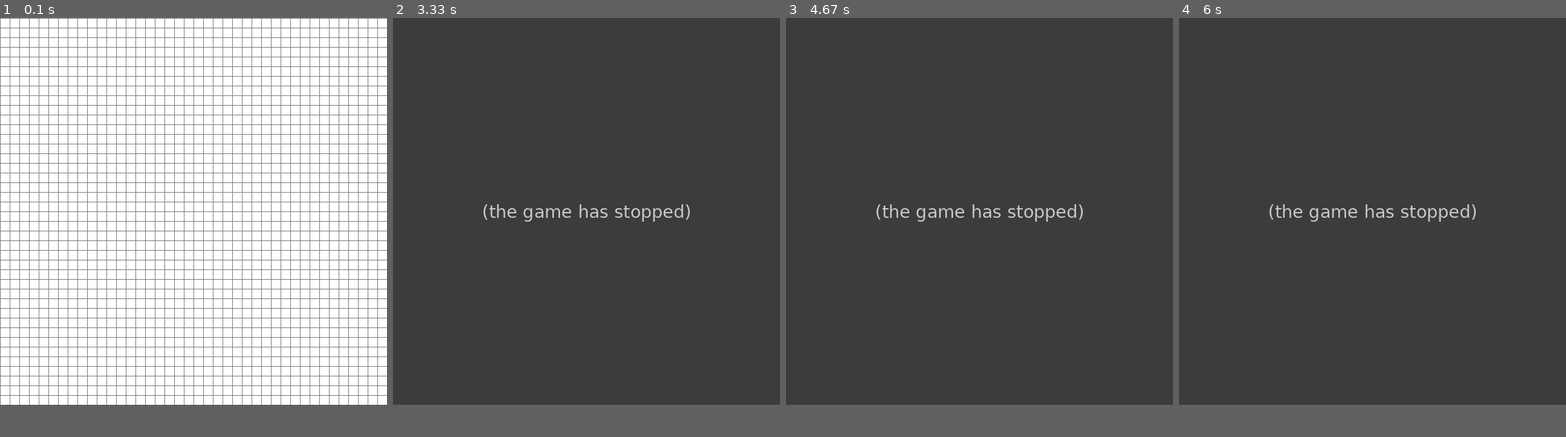
Above: before the commit, frames 1-4 (left to right).
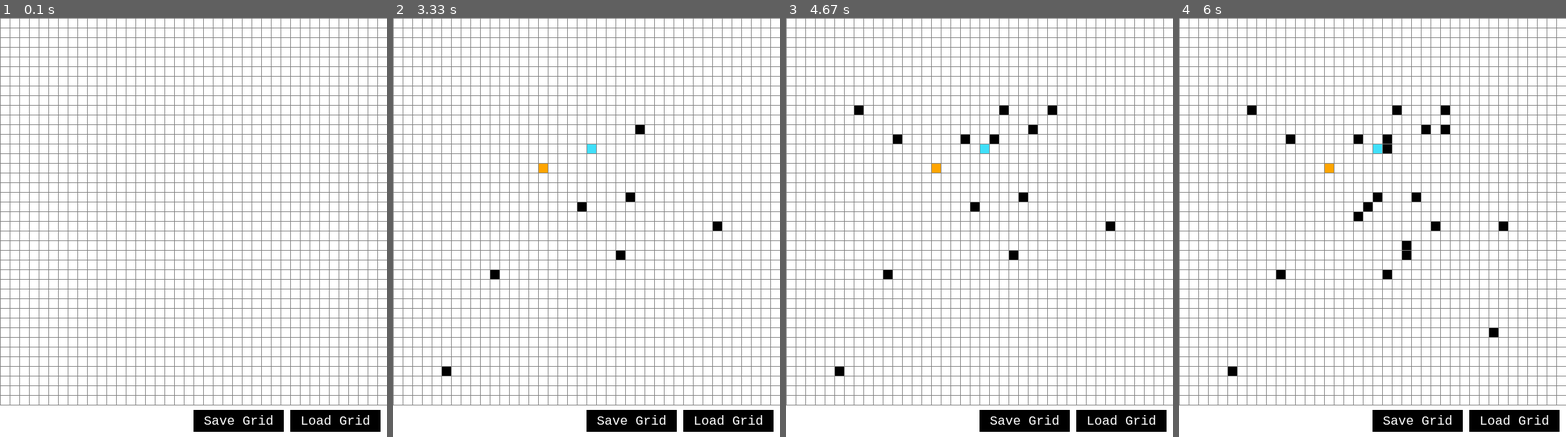
Above: after the commit, the same moments.

Repository: T995CC/CodingStuff
Game: pygame game, started from Python/PythonPrograms/Custom Games/PathFindingVisualizer/PathFindingVisualizer.py
The game is run twice, just before and just after one commit, with the same random seed, the same clock (stepped at 60 frames per second) and the same inputs.
Inputs (mouse positions are in pixels of both pictures, inside the frame that each line leads up to):
- Up to frame 1 (0.1 s): no input
- Up to frame 2 (3.33 s): press the mouse at (586, 256) at 0.37 s; move the mouse to (540, 244) at 0.47 s; release the mouse at (493, 231) at 0.6 s; tap Space at 0.67, 1.07, 1.37 s; hold R 1-1.47 s; right-click (540, 168) at 1.55 s; press the mouse at (540, 168) at 1.87 s; move the mouse to (590, 147) at 1.97 s; release the mouse at (640, 126) at 2.1 s; press the mouse at (540, 168) at 2.2 s; move the mouse to (578, 210) at 2.3 s; release the mouse at (617, 252) at 2.43 s; press the mouse at (540, 168) at 2.53 s; move the mouse to (629, 193) at 2.63 s; release the mouse at (721, 223) at 2.77 s; press the mouse at (540, 168) at 2.87 s; move the mouse to (493, 269) at 2.97 s; release the mouse at (451, 374) at 3.1 s; click (632, 420) at 3.22 s, where only the run after the commit has a clickable "Save Grid"
- Up to frame 3 (4.67 s): press the mouse at (933, 168) at 3.7 s; move the mouse to (967, 139) at 3.8 s; release the mouse at (1002, 114) at 3.93 s; press the mouse at (933, 168) at 4.03 s; move the mouse to (991, 139) at 4.13 s; release the mouse at (1049, 110) at 4.27 s; press the mouse at (933, 168) at 4.37 s; move the mouse to (894, 135) at 4.47 s; release the mouse at (859, 105) at 4.6 s
- Up to frame 4 (6 s): press the mouse at (1326, 168) at 4.7 s; move the mouse to (1376, 198) at 4.8 s; release the mouse at (1430, 227) at 4.93 s; press the mouse at (1326, 168) at 5.03 s; move the mouse to (1384, 147) at 5.13 s; release the mouse at (1446, 131) at 5.27 s; press the mouse at (1326, 168) at 5.37 s; move the mouse to (1411, 248) at 5.47 s; release the mouse at (1496, 332) at 5.6 s; press the mouse at (1326, 168) at 5.7 s; move the mouse to (1357, 219) at 5.8 s; release the mouse at (1391, 273) at 5.93 s
The window is 600x600 before the commit and 600x650 after it. Grey fills any space a smaller window leaves; there, only what the larger window draws over its background counts as a difference.

The runs differ from the first frame. In frame 1, 2.5% of the frame differs, in the area x 0-100%, y 92-99%; in frame 2, 95%, in the area x 0-100%, y 0-99%; in frame 3, 95%; in frame 4, 95%.
Error before the commit: IndexError: list index out of range (PathFindingVisualizer.py line 209); the game stopped at 3.22 s (later frames are placeholders)

Commit message:
Added non-functioning buttons and bug fixes

Diff:
--- /dev/null
+++ b/Python/Pygame.SysFont(s).txt
@@ -0,0 +1,55 @@
+['arial', 'arialblack', 'bahnschrift', 'calibri', 'cambriacambriamath', 'cambria',
+'candara', 'comicsansms', 'consolas', 'constantia', 'corbel', 'couriernew', 'ebrima',
+'franklingothicmedium', 'gabriola', 'gadugi', 'georgia', 'impact', 'inkfree',
+ 'javanesetext', 'leelawadeeui',
+'leelawadeeuisemilight', 'lucidaconsole', 'lucidasans', 'malgungothic',
+ 'malgungothicsemilight', 'microsofthimalaya',
+ 'microsoftjhengheimicrosoftjhengheiui', 'microsoftjhengheimicrosoftjhengheiuibold',
+ 'microsoftjhengheimicrosoftjhengheiuilight', 'microsoftnewtailue',
+'microsoftphagspa', 'microsoftsansserif', 'microsofttaile',
+ 'microsoftyaheimicrosoftyaheiui', 'microsoftyaheimicrosoftyaheiuibold',
+ 'microsoftyaheimicrosoftyaheiuilight', 'microsoftyibaiti',
+'mingliuextbpmingliuextbmingliuhkscsextb', 'mongolianbaiti',
+ 'msgothicmsuigothicmspgothic', 'mvboli', 'myanmartext',
+'nirmalaui', 'nirmalauisemilight', 'palatinolinotype', 'segoemdl2assets',
+ 'segoeprint', 'segoescript', 'segoeui', 'segoeuiblack', 'segoeuiemoji',
+ 'segoeuihistoric', 'segoeuisemibold', 'segoeuisemilight', 'segoeuisymbol',
+'simsunnsimsun', 'simsunextb',
+'sitkasmallsitkatextsitkasubheadingsitkaheadingsitkadisplaysitkabanner',
+'sitkasmallsitkatextboldsitkasubheadingboldsitkaheadingboldsitkadisplayboldsitkabannerbold',
+ 'sitkasmallsitkatextbolditalicsitkasubheadingbolditalicsitkaheadingbolditalicsitkadisplaybolditalicsitkabannerbolditalic',
+'sitkasmallsitkatextitalicsitkasubheadingitalicsitkaheadingitalicsitkadisplayitalicsitkabanneritalic',
+ 'sylfaen', 'symbol', 'tahoma', 'timesnewroman', 'trebuchetms', 'verdana',
+ 'webdings', 'wingdings', 'yugothicyugothicuisemiboldyugothicuibold',
+'yugothicyugothicuilight', 'yugothicmediumyugothicuiregular',
+ 'yugothicregularyugothicuisemilight', 'holomdl2assets', 'agencyfb', 'algerian',
+ 'bookantiqua', 'arialrounded', 'baskervilleoldface', 'bauhaus93', 'bell',
+ 'bernardcondensed', 'bodoni', 'bodoniblack', 'bodonicondensed',
+ 'bodonipostercompressed', 'bookmanoldstyle', 'bradleyhanditc', 'britannic',
+'berlinsansfb', 'berlinsansfbdemi', 'broadway', 'brushscript', 'bookshelfsymbol7',
+'californianfb', 'calisto', 'castellar', 'centuryschoolbook', 'centaur', 'century',
+ 'chiller', 'colonna', 'cooperblack', 'copperplategothic', 'curlz', 'dubai',
+'dubaimedium', 'dubairegular', 'elephant', 'engravers', 'erasitc', 'erasdemiitc',
+'erasmediumitc', 'felixtitling', 'forte', 'franklingothicbook', 'franklingothicdemi',
+ 'franklingothicdemicond', 'franklingothicheavy', 'franklingothicmediumcond',
+ 'freestylescript', 'frenchscript', 'footlight', 'garamond', 'gigi', 'gillsans',
+ 'gillsanscondensed', 'gillsansultracondensed', 'gillsansultra',
+ 'gloucesterextracondensed', 'gillsansextcondensed', 'centurygothic',
+'goudyoldstyle', 'goudystout', 'harlowsolid', 'harrington',
+'haettenschweiler', 'hightowertext', 'imprintshadow', 'informalroman',
+ 'blackadderitc', 'edwardianscriptitc', 'kristenitc', 'jokerman', 'juiceitc',
+ 'kunstlerscript', 'widelatin', 'lucidabright', 'lucidacalligraphy', 'leelawadee',
+'lucidafaxregular', 'lucidafax', 'lucidahandwriting', 'lucidasansregular',
+ 'lucidasansroman', 'lucidasanstypewriterregular', 'lucidasanstypewriter',
+'lucidasanstypewriteroblique', 'magneto', 'maiandragd', 'maturascriptcapitals',
+ 'mistral', 'modernno20', 'microsoftuighur', 'monotypecorsiva', 'extra',
+'niagaraengraved', 'niagarasolid', 'ocraextended', 'oldenglishtext', 'onyx',
+ 'msoutlook', 'palacescript', 'papyrus', 'parchment', 'perpetua', 'perpetuatitling',
+'playbill', 'poorrichard', 'pristina', 'rage', 'ravie', 'msreferencesansserif',
+ 'msreferencespecialty', 'rockwellcondensed', 'rockwell', 'rockwellextra', 'script',
+ 'showcardgothic', 'snapitc', 'stencil', 'twcen', 'twcencondensed',
+'twcencondensedextra', 'tempussansitc', 'vinerhanditc', 'vivaldi', 'vladimirscript',
+ 'wingdings2', 'wingdings3', 'robotoblack', 'roboto', 'robotomedium', 'robotothin',
+ 'jetbrainsmono', 'jetbrainsmonoextrabold', 'jetbrainsmonomedium',
+'jetbrainsmonoregular', 'firacode', 'firacodemedium', 'firacoderegular',
+'firacoderetina', 'firacodesemibold']
--- a/Python/PythonPrograms/Custom Games/PathFindingVisualizer/PathFindingVisualizer.py
+++ b/Python/PythonPrograms/Custom Games/PathFindingVisualizer/PathFindingVisualizer.py
@@ -1,10 +1,12 @@
 import pygame
 import math
 from queue import PriorityQueue
+pygame.init()
 
 WIDTH = 600
+HEIGHT = 650
 ROWS = 40
-WINDOW = pygame.display.set_mode((WIDTH, WIDTH))
+WINDOW = pygame.display.set_mode((WIDTH, HEIGHT))
 pygame.display.set_caption("A* Path Finding Visualizer")
 
 RED = (255, 0, 0)
@@ -16,7 +18,7 @@
 PURPLE = (128, 0, 128)
 ORANGE = (255, 165 ,0)
 GREY = (128, 128, 128)
-TURQUOISE = (64, 224, 250)      #CUSTOM COLOR
+TURQUOISE = (64, 224, 250)	  #CUSTOM COLOR
 
 class Node:
 	def __init__(self, row, col, width, total_rows):
@@ -74,23 +76,23 @@
 
 	def update_nieghbors(self, grid):
 		self.neighbors = []
-		if self.row < self.total_rows - 1 and not grid[self.row + 1][self.col].is_barrier():      #DOWN
+		if self.row < self.total_rows - 1 and not grid[self.row + 1][self.col].is_barrier():	  #DOWN
 			self.neighbors.append(grid[self.row + 1][self.col])
 
-		if self.row > 0 and not grid[self.row - 1][self.col].is_barrier():                        #UP
+		if self.row > 0 and not grid[self.row - 1][self.col].is_barrier():						#UP
 			self.neighbors.append(grid[self.row - 1][self.col])
 
-		if self.col < self.total_rows - 1 and not grid[self.row][self.col + 1].is_barrier():      #RIGHT
+		if self.col < self.total_rows - 1 and not grid[self.row][self.col + 1].is_barrier():	  #RIGHT
 			self.neighbors.append(grid[self.row][self.col + 1])
 
-		if self.col > 0 and not grid[self.row][self.col - 1].is_barrier():                        #LEFT
+		if self.col > 0 and not grid[self.row][self.col - 1].is_barrier():						#LEFT
 			self.neighbors.append(grid[self.row][self.col - 1])
 
 	def __lt__(self, other):
 		return False
 
 
-def h(p1, p2):             #Heuristic function
+def h(p1, p2):			 #Heuristic function
 	x1, y1 = p1
 	x2, y2 = p2
 	return abs(x1- x2) + abs(y1 - y2)
@@ -166,7 +168,7 @@
 
 def draw_gridlines(window, rows, width):
 	gap = width // rows
-	for i in range(rows):
+	for i in range(rows + 1):
 		pygame.draw.line(window, GREY, (0, i * gap), (width, i * gap))
 		for j in range(rows):
 			pygame.draw.line(window, GREY, (j * gap, 0), (j * gap, width))
@@ -179,6 +181,7 @@
 			node.draw(window)
 
 	draw_gridlines(window, rows, width)
+	redrawbuttons()
 	pygame.display.update()
 
 def get_clicked_pos(pos, rows, width):
@@ -190,7 +193,50 @@
 
 	return row, col
 
+
+#BUTTONS
+
+
+class Button():
+	def __init__(self, color, x,y,width,height, text=''):
+		self.color = color
+		self.x = x
+		self.y = y
+		self.width = width
+		self.height = height
+		self.text = text
+
+	def draw_button(self,WINDOW,outline=None):
+		#Call this method to draw the button on the screen
+		if outline:
+			pygame.draw.rect(WINDOW, outline, (self.x-2,self.y-2,self.width+4,self.height+4),0)
+
+		pygame.draw.rect(WINDOW, self.color, (self.x,self.y,self.width,self.height),0)
+
+		if self.text != '':
+			font = pygame.font.SysFont('ocraextended', 20)
+			text = font.render(self.text, 1, WHITE)
+			WINDOW.blit(text, (self.x + (self.width//2 - text.get_width()//2), self.y + (self.height//2 - text.get_height()//2)))
+
+	def isOver(self, pos):
+		#Pos is the mouse position or a tuple of (x,y) coordinates
+		if pos[0] > self.x and pos[0] < self.x + self.width:
+			if pos[1] > self.y and pos[1] < self.y + self.height:
+				return True
+
+		return False
+
+
+save_button = Button(BLACK, 300, 608, 140, 34, 'Save Grid')
+load_button = Button(BLACK, 450, 608, 140, 34, 'Load Grid')
+
+def redrawbuttons():
+	save_button.draw_button(WINDOW)
+	load_button.draw_button(WINDOW)
+
+
 def main(window, width):
+	#print(pygame.font.get_fonts())
 	grid = make_grid(ROWS, width)
 	start = None
 	end = None
@@ -203,10 +249,13 @@
 				run = False
 
 
-			if pygame.mouse.get_pressed()[0]:     #LEFT MOUSE BUTTON
+			if pygame.mouse.get_pressed()[0]:	 #LEFT MOUSE BUTTON
 				pos = pygame.mouse.get_pos()
 				row, col = get_clicked_pos(pos, ROWS, width)
-				node = grid[row][col]
+				try:
+					node = grid[row][col]
+				except:
+					continue
 				if not start and node != end:
 					start = node
 					start.make_start()
@@ -220,7 +269,10 @@
 			elif pygame.mouse.get_pressed()[2]:   #RIGHT MOUSE BUTTON
 				pos = pygame.mouse.get_pos()
 				row, col = get_clicked_pos(pos, ROWS, width)
-				node = grid[row][col]
+				try:
+					node = grid[row][col]
+				except:
+					continue
 				node.reset()
 				if node == start:
 					start = None
@@ -228,7 +280,7 @@
 					end = None
 
 			if event.type == pygame.KEYDOWN:
-				if event.key == pygame.K_SPACE and start and end:     #SPACEBAR
+				if event.key == pygame.K_SPACE and start and end:	 #SPACEBAR
 					for row in grid:
 						for node in row:
 							node.update_nieghbors(grid)
@@ -236,12 +288,13 @@
 					algorithm(lambda: draw(window, grid, ROWS, width), grid, start, end)
 
 
-				if event.key == pygame.K_r:         #KEY 'r'
+				if event.key == pygame.K_r:		 #KEY 'r'
 					start = None
 					end = None
 					grid = make_grid(ROWS, width)
 
 
+
 	pygame.quit()
 
 main(WINDOW, WIDTH)
